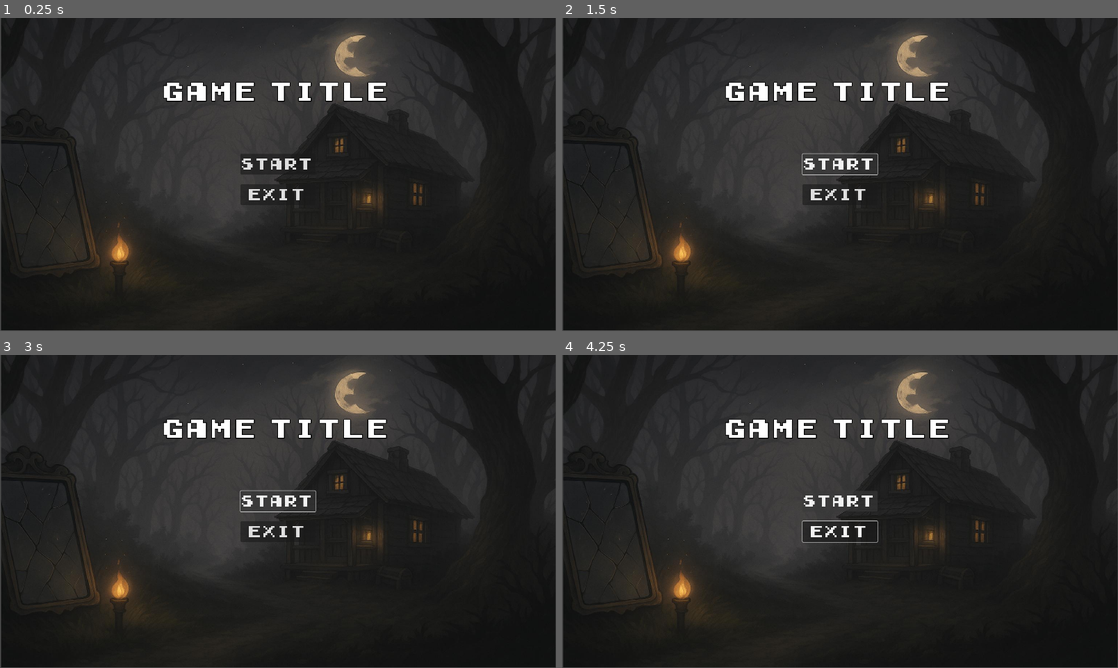
Above: before the commit, frames 1-4 (two rows, left to right).
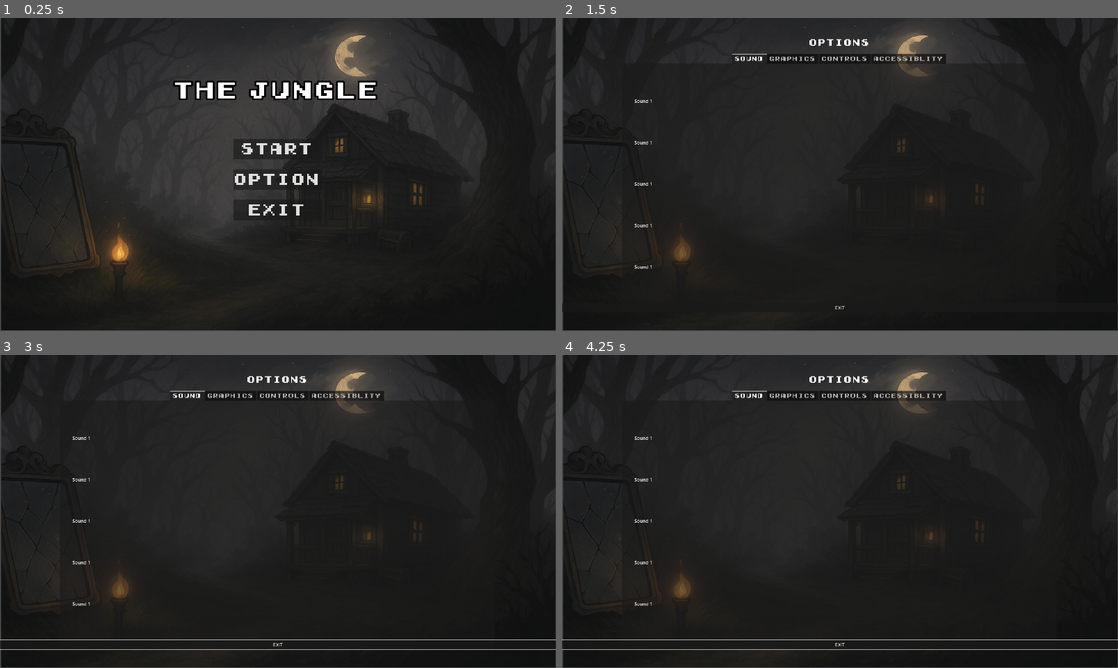
Above: after the commit, the same moments.

Repository: AqlanNaqib/Godot-mini-it-project
Game: Godot game, scene res://main menu/main_menu.tscn
The game is run twice, just before and just after one commit, with the same random seed, the same clock (stepped at 60 frames per second) and the same inputs.
Inputs (mouse positions are in pixels of both pictures, inside the frame that each line leads up to):
- Up to frame 1 (0.25 s): no input
- Up to frame 2 (1.5 s): click (840, 180) at 0.5 s, where only the run after the commit has a clickable "OPTION"; click (840, 165) at 1.25 s, where only the run before the commit has a clickable "START"
- Up to frame 3 (3 s): click (278, 502) at 2 s, where only the run before the commit has a clickable "START"; tap Enter at 2.75 s; hold Right (right) from 2.78 s (still down)
- Up to frame 4 (4.25 s): release Right (right) at 3.53 s; hold Down (down) from 3.53 s (still down)

The runs differ from the first frame. In frame 1, 2.9% of the frame differs, in the area x 29-70%, y 20-64%; in frame 2, 5.0%; in frame 3, 5.5%, in the area x 0-100%, y 6-95%; in frame 4, 5.4%.

Commit message:
main menu (start, exit, option(test))

Diff:
--- a/main menu/main_menu.gd
+++ b/main menu/main_menu.gd
@@ -3,15 +3,39 @@
 
 @onready var start_button = $MarginContainer/HBoxContainer/VBoxContainer/Start_Button as Button
 @onready var exit_button = $MarginContainer/HBoxContainer/VBoxContainer/Exit_Button as Button
+@onready var options_button = $MarginContainer/HBoxContainer/VBoxContainer/Options_Button as Button
+@onready var options_menu = $Options_Menu as OptionMenu
+@onready var margin_container = $MarginContainer as MarginContainer
+
 
 
 func _ready():
-	start_button.button_down.connect(on_start_pressed)
-	exit_button.button_down.connect(on_exit_pressed)
+	handle_connecting_signals()
 
 
 func on_start_pressed() -> void:
 	pass
 
+
+func on_options_pressed() -> void:
+	margin_container.visible = false
+	options_menu.set_process(true)
+	options_menu.visible = true
+
+
+
 func on_exit_pressed() -> void:
 	get_tree().quit()
+
+
+func on_exit_options_menu() -> void:
+	margin_container.visible = true
+	options_menu.visible = false
+
+
+
+func handle_connecting_signals() -> void:
+	start_button.button_down.connect(on_start_pressed)
+	options_button.button_down.connect(on_options_pressed)
+	exit_button.button_down.connect(on_exit_pressed)
+	options_menu.exit_options_menu.connect(on_exit_options_menu)
--- a/main menu/main_menu.tscn
+++ b/main menu/main_menu.tscn
@@ -1,11 +1,13 @@
-[gd_scene load_steps=4 format=3 uid="uid://cfbfghvvliob6"]
+[gd_scene load_steps=5 format=3 uid="uid://cfbfghvvliob6"]
 
 [ext_resource type="Texture2D" uid="uid://b2x0r6trbqo6h" path="res://assets/game background.jpg" id="1_cok42"]
 [ext_resource type="Script" uid="uid://4smxjlewrubu" path="res://main menu/main_menu.gd" id="1_m48o8"]
 [ext_resource type="FontFile" uid="uid://xgab11b7pv77" path="res://assets/Early GameBoy.ttf" id="2_8f8xy"]
+[ext_resource type="PackedScene" uid="uid://clpsiy2vfs0h8" path="res://options menu/options_menu.tscn" id="4_ra13p"]
 
 [node name="Main_Menu" type="Control"]
 layout_mode = 3
+anchors_preset = 15
 anchor_right = 1.0
 anchor_bottom = 1.0
 offset_left = 960.0
@@ -53,10 +55,12 @@
 layout_mode = 2
 theme_override_constants/line_spacing = 0
 theme_override_constants/paragraph_spacing = 0
-theme_override_constants/outline_size = 10
+theme_override_constants/shadow_offset_x = 27
+theme_override_constants/outline_size = 23
 theme_override_fonts/font = ExtResource("2_8f8xy")
-theme_override_font_sizes/font_size = 83
-text = "Game Title
+theme_override_font_sizes/font_size = 75
+text = "The Jungle
+
 "
 horizontal_alignment = 1
 vertical_alignment = 1
@@ -80,6 +84,14 @@
 theme_override_font_sizes/font_size = 50
 text = "START"
 
+[node name="Options_Button" type="Button" parent="MarginContainer/HBoxContainer/VBoxContainer"]
+custom_minimum_size = Vector2(120, 32)
+layout_mode = 2
+theme_override_fonts/font = ExtResource("2_8f8xy")
+theme_override_font_sizes/font_size = 50
+text = "OPTION
+"
+
 [node name="Exit_Button" type="Button" parent="MarginContainer/HBoxContainer/VBoxContainer"]
 custom_minimum_size = Vector2(120, 32)
 layout_mode = 2
@@ -87,3 +99,7 @@
 theme_override_font_sizes/font_size = 50
 text = "exit
 "
+
+[node name="Options_Menu" parent="." instance=ExtResource("4_ra13p")]
+visible = false
+layout_mode = 1
--- /dev/null
+++ b/options menu/options_menu.gd
@@ -0,0 +1,20 @@
+class_name OptionMenu
+extends Control
+
+@onready var exit_button = $MarginContainer/VBoxContainer/Exit_Button as Button
+
+
+
+
+signal exit_options_menu
+
+
+
+
+func _ready():
+	exit_button.button_down.connect(on_exit_pressed)
+	set_process(false)
+
+func on_exit_pressed() -> void:
+	exit_options_menu.emit()
+	set_process(false)
--- /dev/null
+++ b/options menu/options_menu.tscn
@@ -0,0 +1,44 @@
+[gd_scene load_steps=4 format=3 uid="uid://clpsiy2vfs0h8"]
+
+[ext_resource type="FontFile" uid="uid://xgab11b7pv77" path="res://assets/Early GameBoy.ttf" id="1_a4uof"]
+[ext_resource type="Script" uid="uid://cg3g8fayd0wes" path="res://options menu/options_menu.gd" id="1_wdnow"]
+[ext_resource type="PackedScene" uid="uid://4883rayf7ti7" path="res://options menu/settings_tab_container.tscn" id="3_3i7ix"]
+
+[node name="Options_Menu" type="Control"]
+layout_mode = 3
+anchors_preset = 15
+anchor_right = 1.0
+anchor_bottom = 1.0
+grow_horizontal = 2
+grow_vertical = 2
+script = ExtResource("1_wdnow")
+
+[node name="MarginContainer" type="MarginContainer" parent="."]
+layout_mode = 1
+anchors_preset = 15
+anchor_right = 1.0
+anchor_bottom = 1.0
+grow_horizontal = 2
+grow_vertical = 2
+
+[node name="VBoxContainer" type="VBoxContainer" parent="MarginContainer"]
+layout_mode = 2
+theme_override_constants/separation = -100
+alignment = 1
+
+[node name="Label" type="Label" parent="MarginContainer/VBoxContainer"]
+layout_mode = 2
+theme_override_fonts/font = ExtResource("1_a4uof")
+theme_override_font_sizes/font_size = 30
+text = "OPTIONS"
+horizontal_alignment = 1
+vertical_alignment = 1
+
+[node name="Settings_Tab_Container" parent="MarginContainer/VBoxContainer" instance=ExtResource("3_3i7ix")]
+custom_minimum_size = Vector2(1920, 1080)
+layout_mode = 2
+
+[node name="Exit_Button" type="Button" parent="MarginContainer/VBoxContainer"]
+layout_mode = 2
+size_flags_vertical = 8
+text = "EXIT"
--- /dev/null
+++ b/options menu/settings_tab_container.tscn
@@ -0,0 +1,204 @@
+[gd_scene load_steps=2 format=3 uid="uid://4883rayf7ti7"]
+
+[ext_resource type="FontFile" uid="uid://xgab11b7pv77" path="res://assets/Early GameBoy.ttf" id="1_efxv5"]
+
+[node name="Settings_Tab_Container" type="Control"]
+layout_mode = 3
+anchors_preset = 15
+anchor_right = 1.0
+anchor_bottom = 1.0
+offset_left = 165.0
+offset_top = 30.0
+offset_right = -150.0
+offset_bottom = -93.0
+grow_horizontal = 2
+grow_vertical = 2
+
+[node name="TabContainer" type="TabContainer" parent="."]
+layout_mode = 1
+anchors_preset = -1
+anchor_right = 1.0
+anchor_bottom = 1.01
+offset_left = 207.0
+offset_top = 120.0
+offset_right = -212.0
+offset_bottom = -81.57
+grow_horizontal = 2
+grow_vertical = 2
+theme_override_constants/outline_size = 0
+theme_override_fonts/font = ExtResource("1_efxv5")
+theme_override_font_sizes/font_size = 20
+tab_alignment = 1
+current_tab = 0
+
+[node name="Sound" type="TabBar" parent="TabContainer"]
+layout_mode = 2
+metadata/_tab_index = 0
+
+[node name="MarginContainer" type="MarginContainer" parent="TabContainer/Sound"]
+layout_mode = 1
+anchors_preset = -1
+anchor_left = 0.137
+anchor_top = 0.132
+anchor_right = 1.0
+anchor_bottom = 1.0
+offset_left = -263.04
+offset_top = -138.468
+offset_right = -217.0
+grow_horizontal = 2
+grow_vertical = 2
+theme_override_constants/margin_left = 100
+theme_override_constants/margin_top = 100
+theme_override_constants/margin_right = 100
+theme_override_constants/margin_bottom = 100
+
+[node name="VBoxContainer" type="VBoxContainer" parent="TabContainer/Sound/MarginContainer"]
+layout_mode = 2
+theme_override_constants/separation = 120
+alignment = 1
+
+[node name="Label" type="Label" parent="TabContainer/Sound/MarginContainer/VBoxContainer"]
+layout_mode = 2
+text = "Sound 1"
+
+[node name="Label2" type="Label" parent="TabContainer/Sound/MarginContainer/VBoxContainer"]
+layout_mode = 2
+text = "Sound 1"
+
+[node name="Label3" type="Label" parent="TabContainer/Sound/MarginContainer/VBoxContainer"]
+layout_mode = 2
+text = "Sound 1"
+
+[node name="Label4" type="Label" parent="TabContainer/Sound/MarginContainer/VBoxContainer"]
+layout_mode = 2
+text = "Sound 1"
+
+[node name="Label5" type="Label" parent="TabContainer/Sound/MarginContainer/VBoxContainer"]
+layout_mode = 2
+text = "Sound 1"
+
+[node name="Graphics" type="TabBar" parent="TabContainer"]
+visible = false
+layout_mode = 2
+metadata/_tab_index = 1
+
+[node name="MarginContainer" type="MarginContainer" parent="TabContainer/Graphics"]
+layout_mode = 1
+anchors_preset = 15
+anchor_right = 1.0
+anchor_bottom = 1.0
+grow_horizontal = 2
+grow_vertical = 2
+theme_override_constants/margin_left = 24
+theme_override_constants/margin_top = 24
+theme_override_constants/margin_right = 24
+theme_override_constants/margin_bottom = 24
+
+[node name="VBoxContainer" type="VBoxContainer" parent="TabContainer/Graphics/MarginContainer"]
+layout_mode = 2
+theme_override_constants/separation = 64
+alignment = 1
+
+[node name="Label" type="Label" parent="TabContainer/Graphics/MarginContainer/VBoxContainer"]
+layout_mode = 2
+text = "G1"
+
+[node name="Label2" type="Label" parent="TabContainer/Graphics/MarginContainer/VBoxContainer"]
+layout_mode = 2
+text = "G2"
+
+[node name="Label3" type="Label" parent="TabContainer/Graphics/MarginContainer/VBoxContainer"]
+layout_mode = 2
+text = "G3"
+
+[node name="Label4" type="Label" parent="TabContainer/Graphics/MarginContainer/VBoxContainer"]
+layout_mode = 2
+text = "G4"
+
+[node name="Label5" type="Label" parent="TabContainer/Graphics/MarginContainer/VBoxContainer"]
+layout_mode = 2
+text = "G5"
+
+[node name="Controls" type="TabBar" parent="TabContainer"]
+visible = false
+layout_mode = 2
+metadata/_tab_index = 2
+
+[node name="MarginContainer" type="MarginContainer" parent="TabContainer/Controls"]
+layout_mode = 1
+anchors_preset = 15
+anchor_right = 1.0
+anchor_bottom = 1.0
+grow_horizontal = 2
+grow_vertical = 2
+theme_override_constants/margin_left = 24
+theme_override_constants/margin_top = 24
+theme_override_constants/margin_right = 24
+theme_override_constants/margin_bottom = 24
+
+[node name="VBoxContainer" type="VBoxContainer" parent="TabContainer/Controls/MarginContainer"]
+layout_mode = 2
+theme_override_constants/separation = 64
+alignment = 1
+
+[node name="Label" type="Label" parent="TabContainer/Controls/MarginContainer/VBoxContainer"]
+layout_mode = 2
+text = "C1"
+
+[node name="Label2" type="Label" parent="TabContainer/Controls/MarginContainer/VBoxContainer"]
+layout_mode = 2
+text = "C2"
+
+[node name="Label3" type="Label" parent="TabContainer/Controls/MarginContainer/VBoxContainer"]
+layout_mode = 2
+text = "C3"
+
+[node name="Label4" type="Label" parent="TabContainer/Controls/MarginContainer/VBoxContainer"]
+layout_mode = 2
+text = "C4"
+
+[node name="Label5" type="Label" parent="TabContainer/Controls/MarginContainer/VBoxContainer"]
+layout_mode = 2
+text = "C5"
+
+[node name="Accessiblity" type="TabBar" parent="TabContainer"]
+visible = false
+layout_mode = 2
+metadata/_tab_index = 3
+
+[node name="MarginContainer" type="MarginContainer" parent="TabContainer/Accessiblity"]
+layout_mode = 1
+anchors_preset = 15
+anchor_right = 1.0
+anchor_bottom = 1.0
+grow_horizontal = 2
+grow_vertical = 2
+theme_override_constants/margin_left = 24
+theme_override_constants/margin_top = 24
+theme_override_constants/margin_right = 24
+theme_override_constants/margin_bottom = 24
+
+[node name="VBoxContainer" type="VBoxContainer" parent="TabContainer/Accessiblity/MarginContainer"]
+layout_mode = 2
+theme_override_constants/separation = 64
+alignment = 1
+
+[node name="Label" type="Label" parent="TabContainer/Accessiblity/MarginContainer/VBoxContainer"]
+layout_mode = 2
+text = "A1"
+
+[node name="Label2" type="Label" parent="TabContainer/Accessiblity/MarginContainer/VBoxContainer"]
+layout_mode = 2
+text = "A2"
+
+[node name="Label3" type="Label" parent="TabContainer/Accessiblity/MarginContainer/VBoxContainer"]
+layout_mode = 2
+text = "A3"
+
+[node name="Label4" type="Label" parent="TabContainer/Accessiblity/MarginContainer/VBoxContainer"]
+layout_mode = 2
+text = "A4"
+
+[node name="Label5" type="Label" parent="TabContainer/Accessiblity/MarginContainer/VBoxContainer"]
+layout_mode = 2
+text = "A5"
--- a/project.godot
+++ b/project.godot
@@ -19,6 +19,8 @@
 
 window/size/viewport_width=1920
 window/size/viewport_height=1080
+window/size/mode=3
+window/size/initial_position_type=0
 window/size/window_width_override=1920
 window/size/window_height_override=1080
 window/stretch/mode="viewport"
Not shown, added: options menu/options_menu.gd.uid
